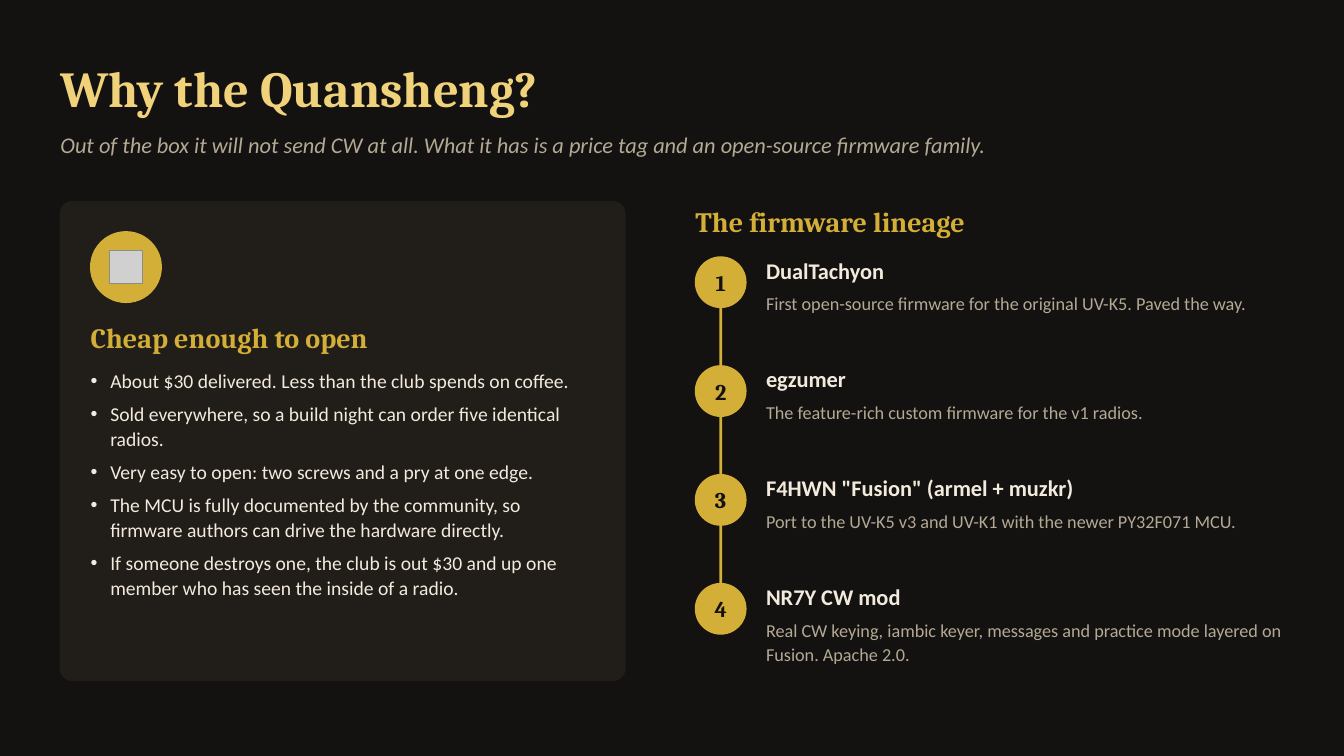
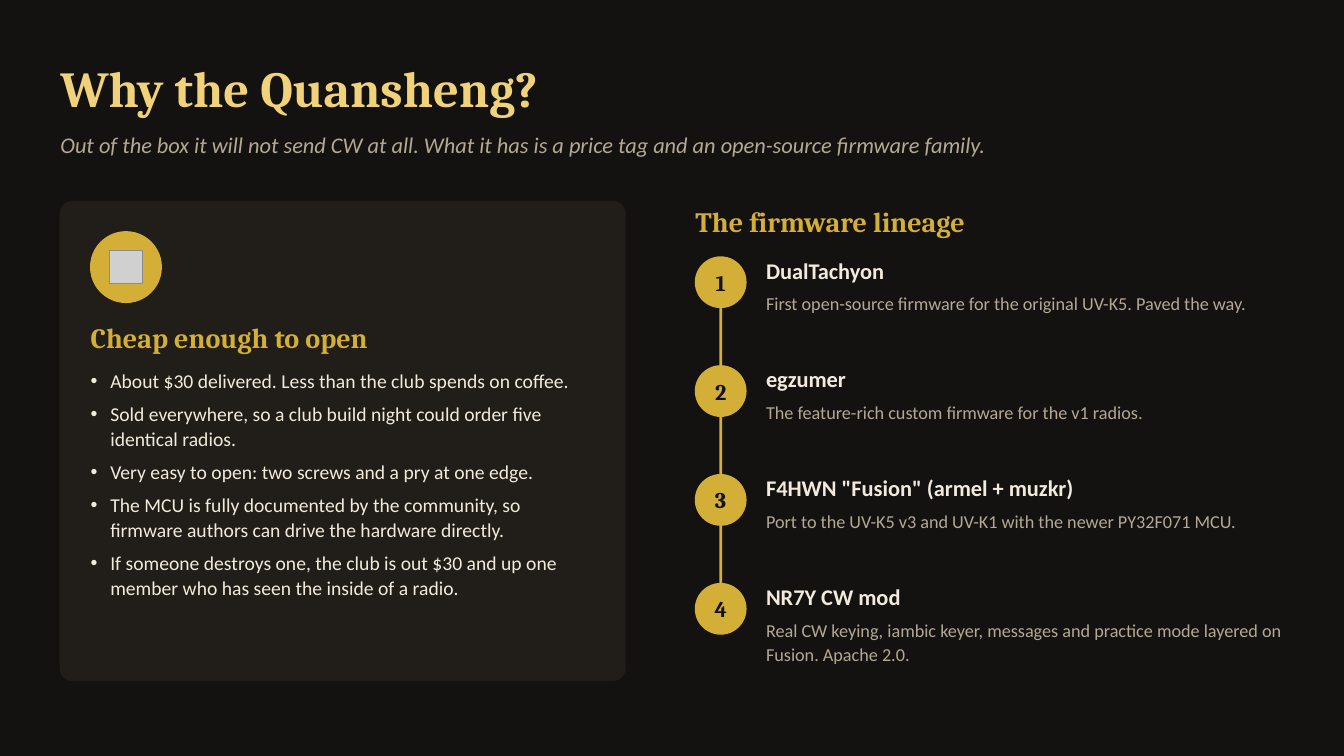
Before and after one commit to jsvana/bkg.club, a slide deck: slide 4 of docs/talks/quansheng-2m-cw/quansheng-2m-cw.pptx. Drawn at 1344x756 pixels with LibreOffice and Linux fonts; fonts in the diff are those of the drawing; grey boxes stand for pictures. Boxes give left, top, right and bottom in pixels: in the first picture for what was removed or moved away, otherwise in the second. Text is boxed around its words. In the diff, an @@ line names an element or a change of style, - is before the commit and + after.

```diff
--- a/docs/talks/quansheng-2m-cw/quansheng-2m-cw.pptx
+++ b/docs/talks/quansheng-2m-cw/quansheng-2m-cw.pptx
@@ text at (110,407,542,446): text changed @@
-• Sold everywhere, so a build night can order five identical radios.
+• Sold everywhere, so a club build night could order five identical radios.
```
Also in this commit, not shown: 2 other slides changed, 2 other files.
